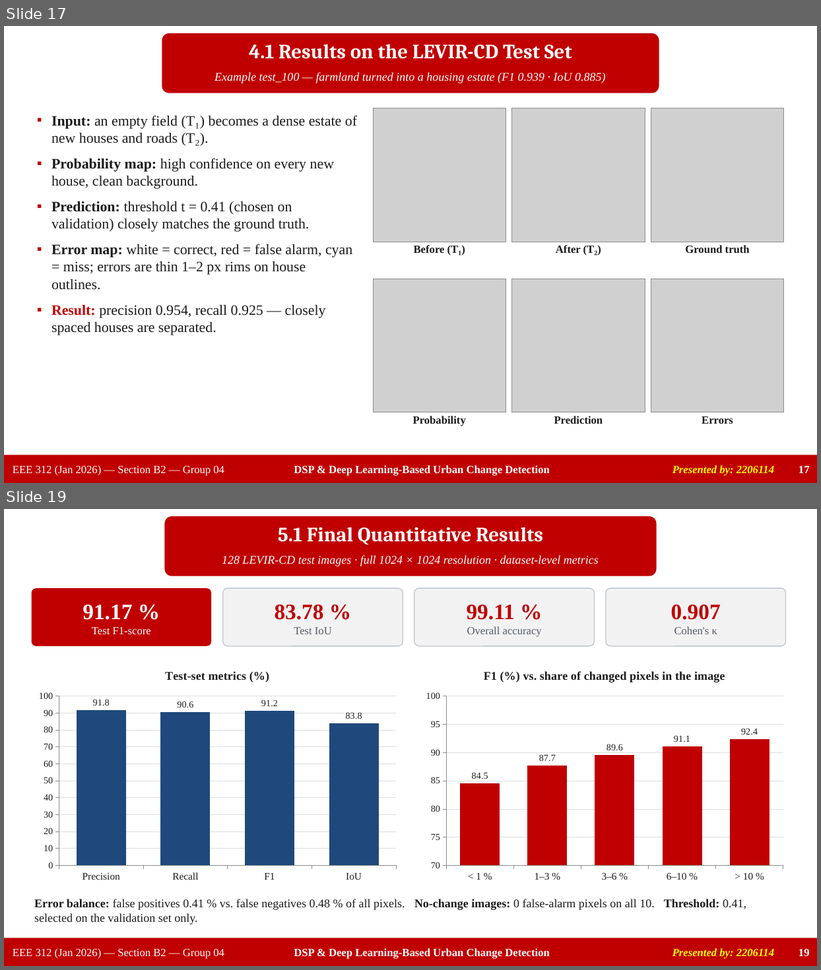
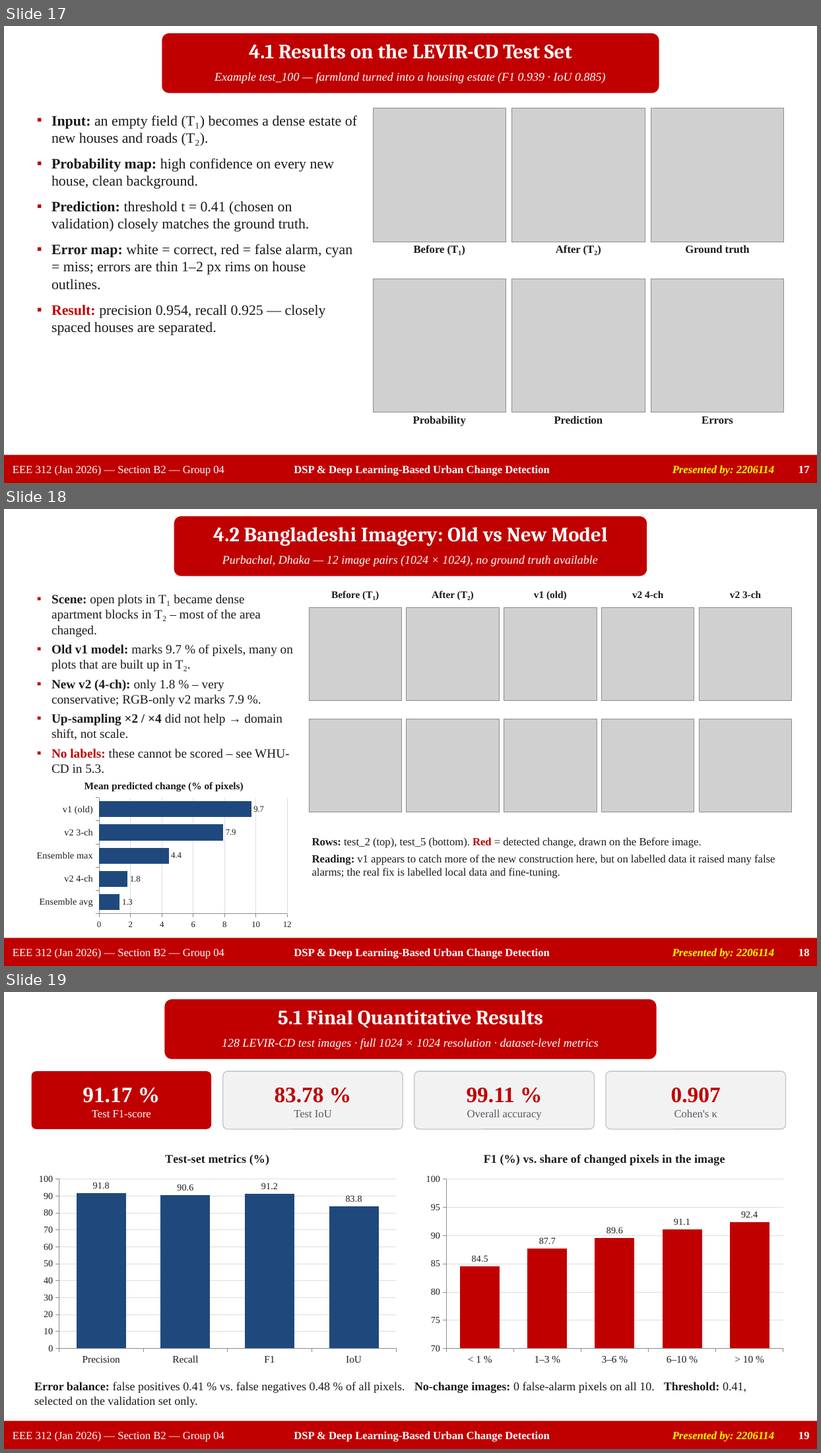
Before and after one commit to ahasanhabibkawsar/EEE-312-Group-04-Urban-change-detection-DSP-deep-learning-, a slide deck: presentation/Group04_EEE312_Final_Presentation.pptx. Shown one above the other, each under a label of ours: slides 17 and 19 before the commit, slides 17, 18 and 19 after it; the slides between them are not shown. The pictures are 821x970 and 821x1453 pixels, drawn with LibreOffice and Linux fonts; fonts in the diff are those of the drawing; grey boxes stand for pictures. Boxes give left, top, right and bottom in pixels: in the first picture for what was removed or moved away, otherwise in the second. Text is boxed around its words. In the diff, an @@ line names an element or a change of style, - is before the commit and + after.

Commit message:
Add old model, ensembles and cross-dataset comparison; update GUI, report, slides, video script

```diff
--- a/presentation/Group04_EEE312_Final_Presentation.pptx
+++ b/presentation/Group04_EEE312_Final_Presentation.pptx
@@ slide 18 added at <box>4,509,817,966</box>, background #FFFFFF @@
@@ rounded rectangle added at <box>174,516,647,576</box>, fill #C00000 @@
@@ text added at <box>213,527,607,546</box>, 24 pt, text #FFFFFF, bold @@
+4.2 Bangladeshi Imagery: Old vs New Model
@@ text added at <box>222,555,598,566</box>, 14 pt, text #FFFFFF, italic @@
+Purbachal, Dhaka — 12 image pairs (1024 × 1024), no ground truth available
@@ text added at <box>52,594,293,774</box>, 15 pt, text #1A1A1A @@
+▪ Scene: open plots in T₁ became dense apartment blocks in T₂ – most of the area changed.
+▪ Old v1 model: marks 9.7 % of pixels, many on plots that are built up in T₂.
+▪ New v2 (4-ch): only 1.8 % – very conservative; RGB-only v2 marks 7.9 %.
+▪ Up-sampling ×2 / ×4 did not help → domain shift, not scale.
+▪ No labels: these cannot be scored – see WHU-CD in 5.3.
@@ text added at <box>331,591,379,600</box>, 12 pt, text #1A1A1A, bold @@
+Before (T₁)
@@ text added at <box>432,591,474,600</box>, 12 pt, text #1A1A1A, bold @@
+After (T₂)
@@ text added at <box>534,591,567,600</box>, 12 pt, text #1A1A1A, bold @@
+v1 (old)
@@ text added at <box>632,591,663,598</box>, 12 pt, text #1A1A1A, bold @@
+v2 4-ch
@@ text added at <box>730,591,761,598</box>, 12 pt, text #1A1A1A, bold @@
+v2 3-ch
@@ picture added at <box>309,608,402,700</box> @@
@@ picture added at <box>407,608,499,700</box> @@
@@ picture added at <box>504,608,597,700</box> @@
@@ picture added at <box>602,608,694,700</box> @@
@@ picture added at <box>700,608,792,700</box> @@
@@ picture added at <box>309,720,402,812</box> @@
@@ picture added at <box>407,720,499,812</box> @@
@@ picture added at <box>504,720,597,812</box> @@
@@ picture added at <box>602,720,694,812</box> @@
@@ picture added at <box>700,720,792,812</box> @@
@@ bar chart added at <box>32,771,297,933</box> @@
+title "Mean predicted change (% of pixels)"
+categories: Ensemble avg, v2 4-ch, Ensemble max, v2 3-ch, v1 (old)
+Series 1: 1.3, 1.8, 4.4, 7.9, 9.7
@@ text added at <box>312,838,775,878</box>, 13 pt, text #1A1A1A @@
+Rows: test_2 (top), test_5 (bottom). Red = detected change, drawn on the Before image.
+Reading: v1 appears to catch more of the new construction here, but on labelled data it raised many false alarms; the real fix is labelled local data and fine-tuning.
@@ rectangle added at <box>4,939,817,966</box>, fill #C00000 @@
@@ text added at <box>13,949,224,959</box>, 13 pt, text #FFFFFF @@
+EEE 312 (Jan 2026) — Section B2 — Group 04
@@ text added at <box>294,949,550,959</box>, 13 pt, text #FFFFFF, bold @@
+DSP & Deep Learning-Based Urban Change Detection
@@ text added at <box>673,949,774,959</box>, 13 pt, text #FFFF00, bold, italic @@
+Presented by: 2206114
@@ page number added at <box>799,949,810,956</box>, 13 pt, text #FFFFFF, bold @@
+18
```
Also in this commit, not shown: 6 slides changed, 1 other slide added, 1 slide removed, 21 other files.
